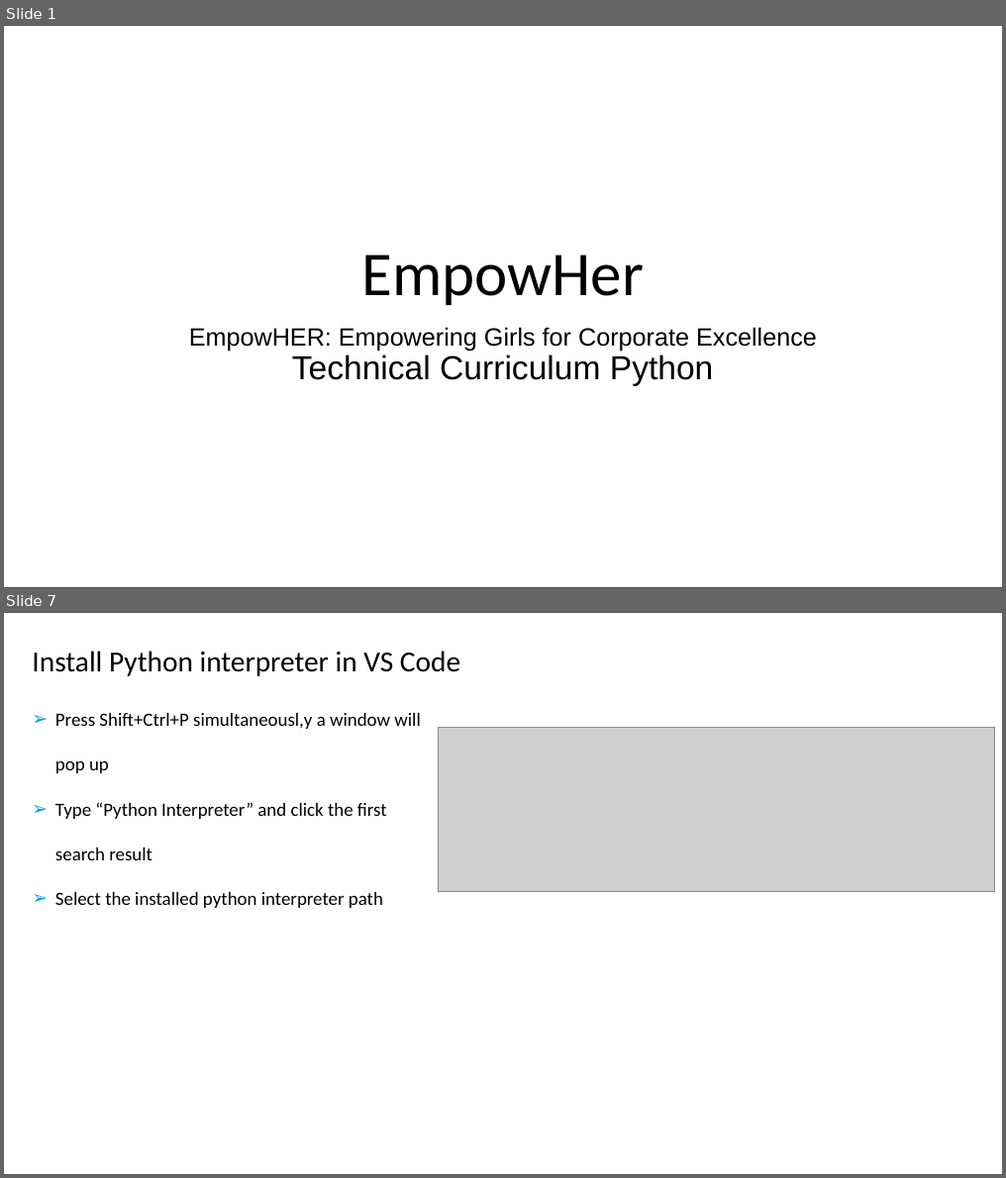
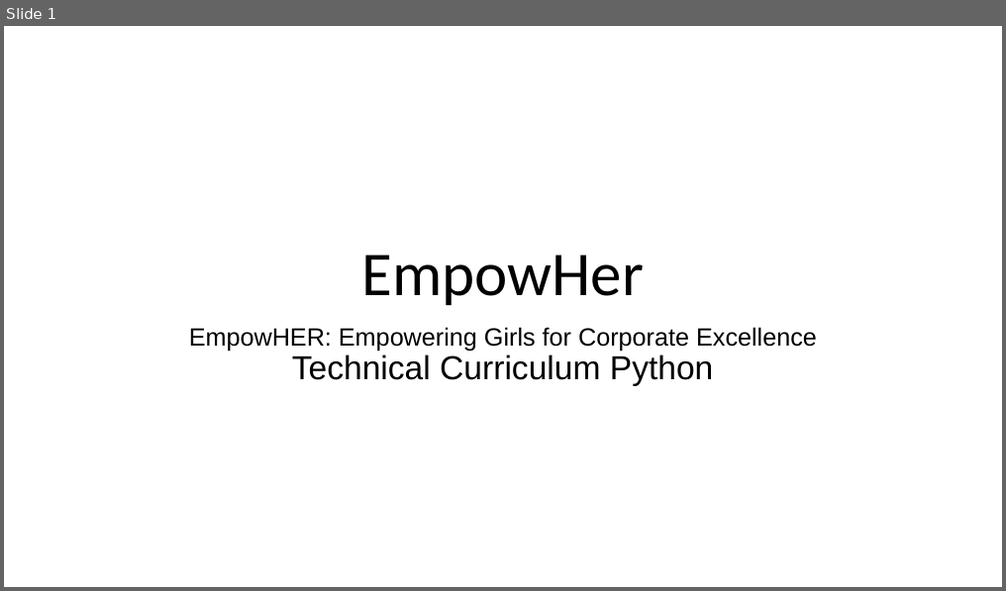
Before and after one commit to spoorthiempowher/Empowher-Curriculum, a slide deck: Python/EmpowHer - Python Curriculum.pptx. Shown one above the other, each under a label of ours: slides 1 and 7 before the commit, slide 1 after it; the slides between them are not shown. The pictures are 1006x1178 and 1006x591 pixels, drawn with LibreOffice and Linux fonts; fonts in the diff are those of the drawing; grey boxes stand for pictures. Boxes give left, top, right and bottom in pixels: in the first picture for what was removed or moved away, otherwise in the second. Text is boxed around its words. In the diff, an @@ line names an element or a change of style, - is before the commit and + after.

```diff
--- a/Python/EmpowHer - Python Curriculum.pptx
+++ b/Python/EmpowHer - Python Curriculum.pptx
@@ slide 7 removed at (4, 613, 1002, 1174), background #FFFFFF @@
@@ title removed at (32, 651, 460, 676) @@
-Install Python interpreter in VS Code
@@ text removed at (55, 713, 420, 908) @@
-➢ Press Shift+Ctrl+P simultaneousl,y a window will pop up
-➢ Type “Python Interpreter” and click the first search result
-➢ Select the installed python interpreter path
@@ picture removed at (439, 728, 994, 892) @@
```
Also in this commit, not shown: 1 slide changed, 21 other slides removed, 2 other files.
